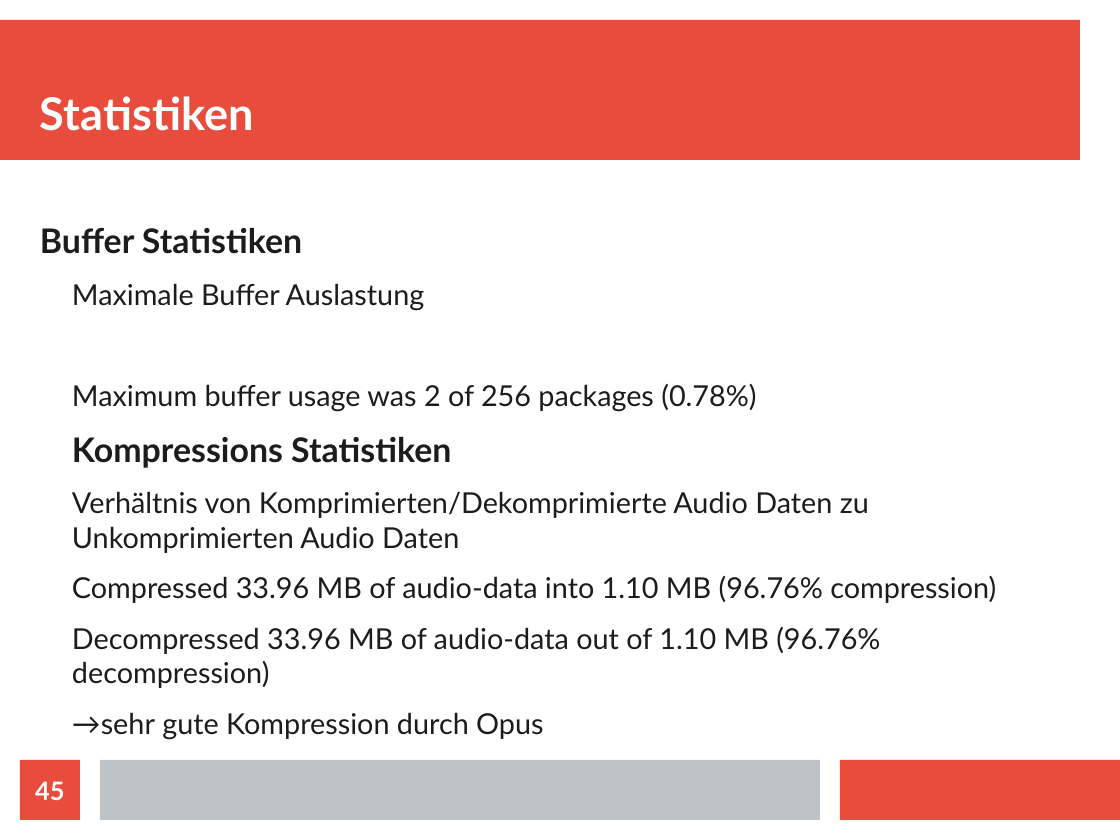
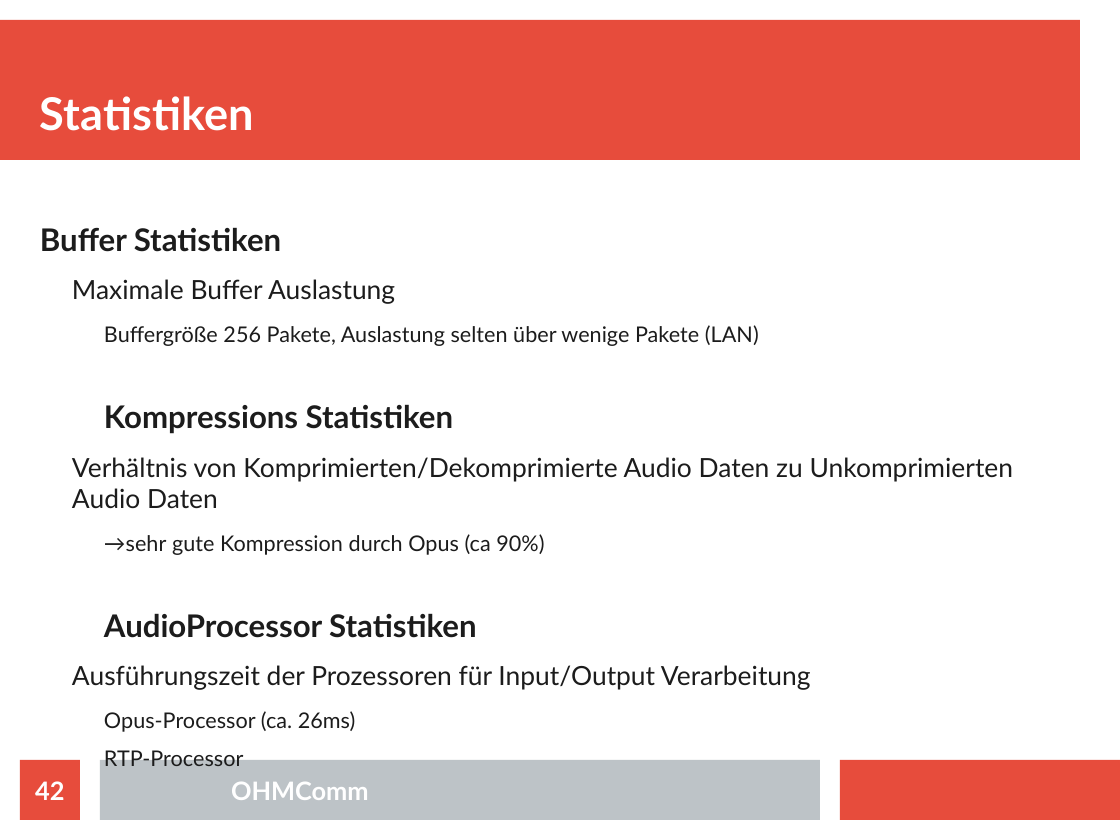
Before and after one commit to doe300/OHMComm, a slide deck: slide 42 of documents/OHMCommPres.odp (slide 45 before the commit). Drawn at 1120x840 pixels with LibreOffice and Linux fonts; fonts in the diff are those of the drawing. Boxes give left, top, right and bottom in pixels: in the first picture for what was removed or moved away, otherwise in the second. Text is boxed around its words. In the diff, an @@ line names an element or a change of style, - is before the commit and + after.

Commit message:
Updated Presentation
rtaudio, opus and statistic slides improved

```diff
--- a/documents/OHMCommPres.odp
+++ b/documents/OHMCommPres.odp
@@ text at <box>40,227,1013,509</box>: size 24.1 to 22.1 pt in "Buffer Statistiken", "Kompressions Statistiken"; size 20.4 to 18.7 pt in "Maximale Buffer Auslastung", "Verhältnis von Komprimierten/Dekomprimierte Audio Daten zu U ..." @@
@@ text at <box>104,325,759,346</box>: text changed; size 20.4 to 15.3 pt @@
-  Maximum buffer usage was 2 of 256 packages (0.78%)
+    Buffergröße 256 Pakete, Auslastung selten über wenige Pakete (LAN)
@@ text at <box>72,534,811,732</box>: text changed; size 20.4 to 15.3 pt @@
-  Compressed 33.96 MB of audio-data into 1.10 MB (96.76% compression)
-  Decompressed 33.96 MB of audio-data out of 1.10 MB (96.76% decompression)
-  →sehr gute Kompression durch Opus
+    →sehr gute Kompression durch Opus (ca 90%)
+AudioProcessor Statistiken
+  Ausführungszeit der Prozessoren für Input/Output Verarbeitung
+    Opus-Processor (ca. 26ms)
+    RTP-Processor
@@ page number at <box>35,781,64,800</box>: text changed @@
-45
+42
@@ text added at <box>231,782,369,800</box>, 18 pt, text #FFFFFF, bold @@
+OHMComm
```
Also in this commit, not shown: 24 other slides changed, 2 slides added, 5 slides removed.
